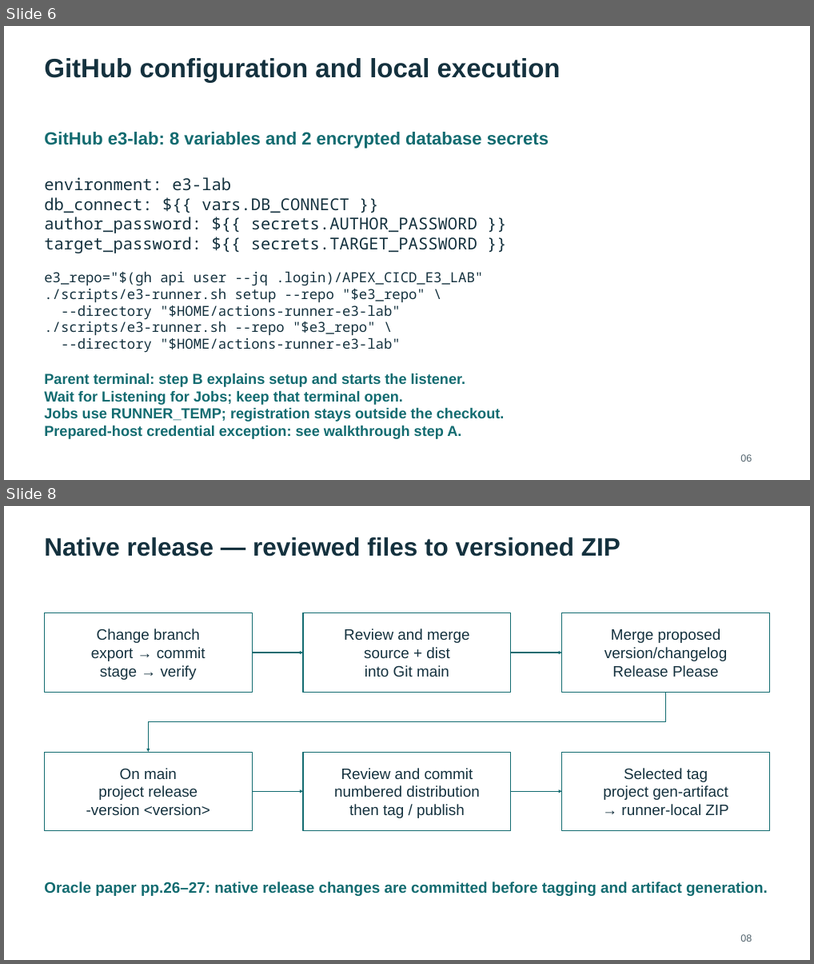
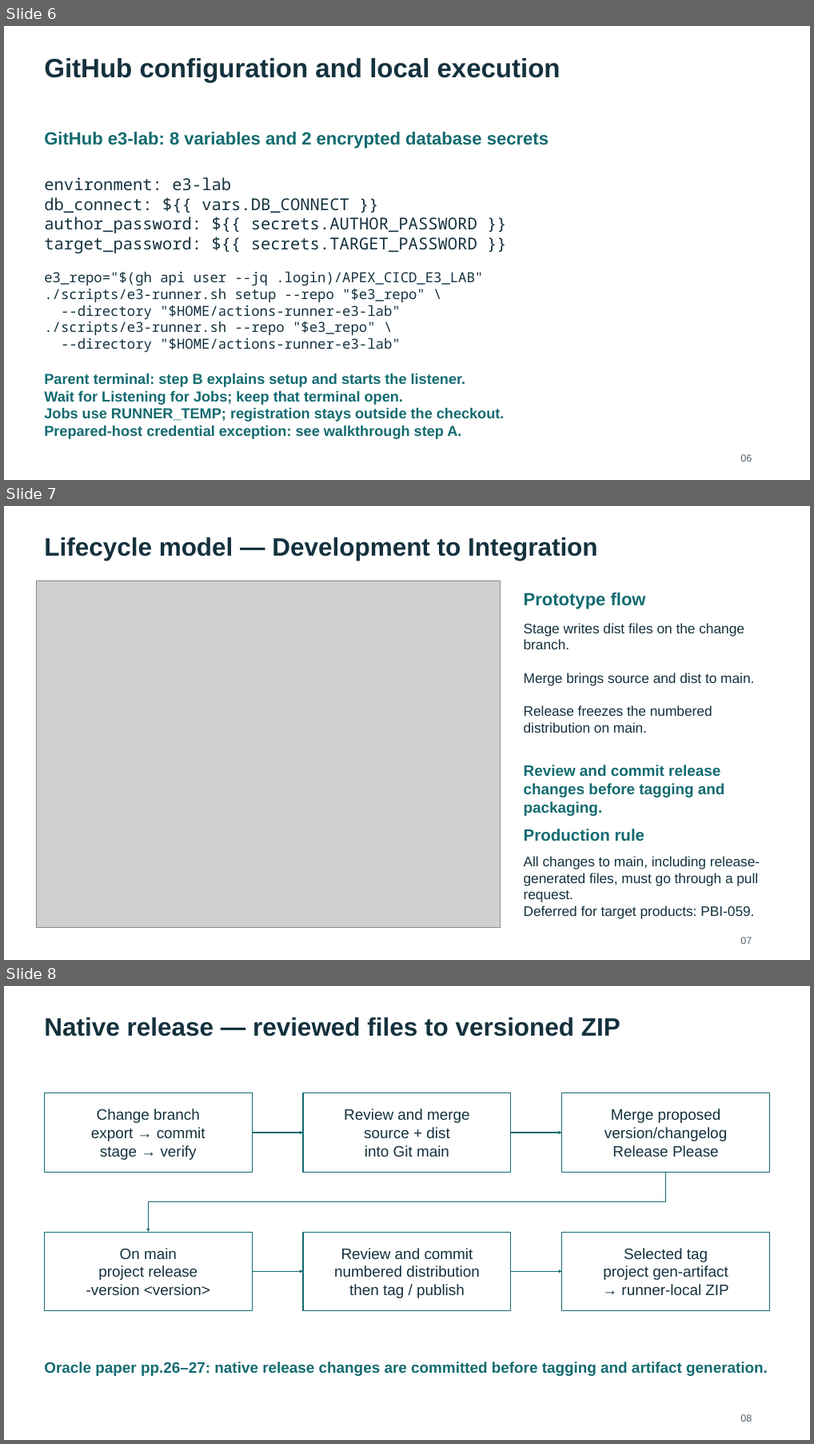
Before and after one commit to rstyczynski/APEX_CICD, a slide deck: progress/E.3/sprint_E.3_increment_demo.pptx. Shown one above the other, each under a label of ours: slides 6 and 8 before the commit, slides 6, 7 and 8 after it; the slides between them are not shown. The pictures are 814x964 and 814x1444 pixels, drawn with LibreOffice and Linux fonts; fonts in the diff are those of the drawing; grey boxes stand for pictures. Boxes give left, top, right and bottom in pixels: in the first picture for what was removed or moved away, otherwise in the second. Text is boxed around its words. In the diff, an @@ line names an element or a change of style, - is before the commit and + after.

Commit message:
docs(e3): record PR-only release follow-up and update presentation

```diff
--- a/progress/E.3/sprint_E.3_increment_demo.pptx
+++ b/progress/E.3/sprint_E.3_increment_demo.pptx
@@ slide 7 added at (4, 506, 810, 960), background #FFFFFF @@
@@ text added at (44, 537, 598, 560), 30 pt, text #14313E, bold @@
+Lifecycle model — Development to Integration
@@ picture added at (36, 580, 500, 927) @@
@@ text added at (524, 592, 646, 609), 21 pt, text #126B70, bold @@
+Prototype flow
@@ text added at (524, 623, 754, 732), 16.5 pt, text #14313E @@
+Stage writes dist files on the change branch.
+Merge brings source and dist to main.
+Release freezes the numbered distribution on main.
@@ text added at (524, 764, 726, 816), 18 pt, text #126B70, bold @@
+Review and commit release changes before tagging and packaging.
@@ text added at (524, 828, 646, 841), 19.5 pt, text #126B70, bold @@
+Production rule
@@ text added at (524, 856, 760, 919), 16.5 pt, text #14313E @@
+All changes to main, including release-generated files, must go through a pull request.
+Deferred for target products: PBI-059.
@@ text added at (741, 936, 752, 944), 12 pt, text #52636D @@
+07
```
Also in this commit, not shown: 3 slides changed, 1 slide removed, 3 other files.
